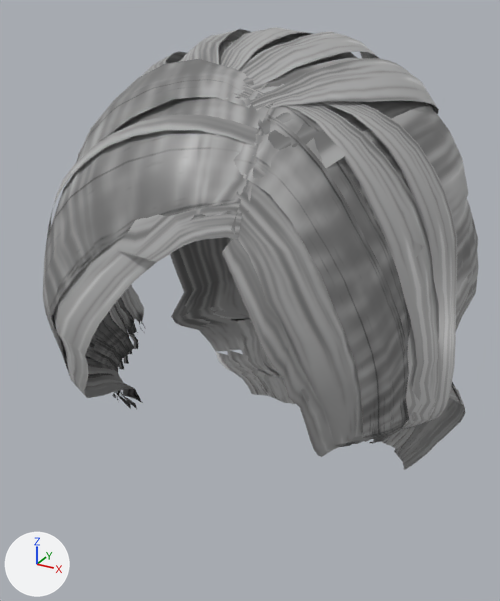
One commit to the glTF model public/models/daz_hair_halfup_princess.glb: the scene before it, then after it.
Both versions are drawn from a 50 mm lens placed at (0.145, -0.283, 0.15), pointed at (-0.019, 0.016, 0.001). Lighting does not change. The marker at lower left points along +X, +Y and +Z. The picture after the commit comes second. Vertices at exactly the same position are counted once.

In view in the first picture: 'daz_hair_halfup_princess'.
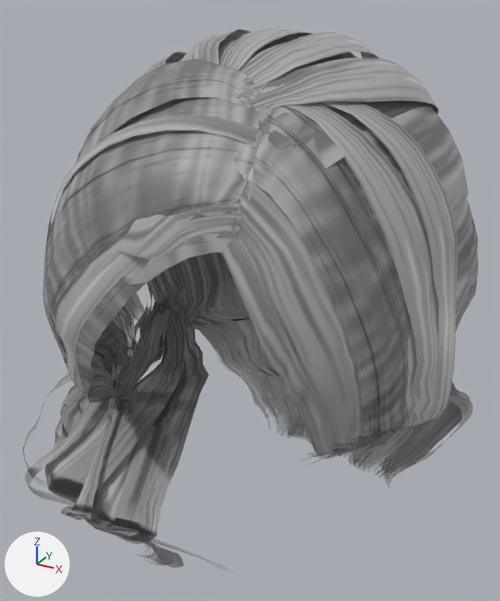
The change in detail:
Material 'daz_hair_halfup_princess_Mat' (mat_daz_hair_halfup_princess_mat_1) is new.
Its texture is img_image_0 (with its transparency).
Its roughness is 0.46.
me_daz_hair_halfup_princess is used by ob_daz_hair_halfup_princess; location (0.0, 0.0, 0.0).
me_daz_hair_halfup_princess had 5034 vertices, 6753 faces and spanned x -0.104..0.096, y -0.105..0.141, z -0.107..0.138.
me_daz_hair_halfup_princess now has 6739 vertices, 8801 faces and spans x -0.121..0.096, y -0.106..0.141, z -0.146..0.138.
me_daz_hair_halfup_princess part 1: 118 vertices moved from x -0.099..-0.058, y -0.056..0.009, z -0.054..-0.026 to x -0.099..-0.058, y -0.058..0.008, z -0.054..-0.026; 53 vertices removed from x -0.094..-0.062, y -0.041..0.006, z -0.052..-0.028; 1216 vertices added at x -0.121..0.034, y -0.106..0.057, z -0.146..0.075.
me_daz_hair_halfup_princess part 2: 115 vertices moved from x 0.042..0.086, y -0.046..0.011, z -0.048..-0.026 to x 0.041..0.086, y -0.048..0.011, z -0.048..-0.026; 31 vertices removed from x 0.051..0.078, y -0.028..-0.003, z -0.046..-0.027; 573 vertices added at x -0.052..0.095, y -0.052..0.112, z -0.127..0.012.
me_daz_hair_halfup_princess part 3: 6608 faces spanning x -0.104..0.096, y -0.105..0.141, z -0.107..0.138 switch from mat_daz_hair_halfup_princess_mat to mat_daz_hair_halfup_princess_mat_1 (picture img_image_0).

Location of each change, [x1, y1, x2, y2] in pixels of the pictures (500 x 601 px):
'daz_hair_halfup_princess', reshaped (22% taller): before [43, 27, 478, 470]; after [23, 27, 478, 568]
part 1 of me_daz_hair_halfup_princess, built on: before [92, 316, 146, 409]; after [23, 233, 232, 568]
part 2 of me_daz_hair_halfup_princess, built on: before [340, 427, 411, 447]; after [252, 390, 473, 486]
part 3 of me_daz_hair_halfup_princess, edited (looks the same): [43, 27, 478, 470] in both
